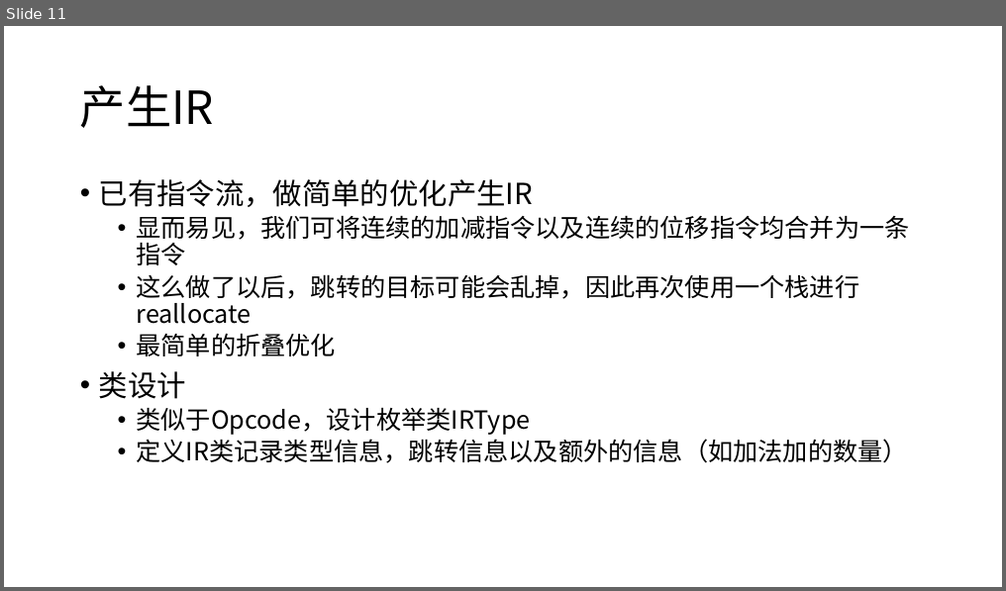
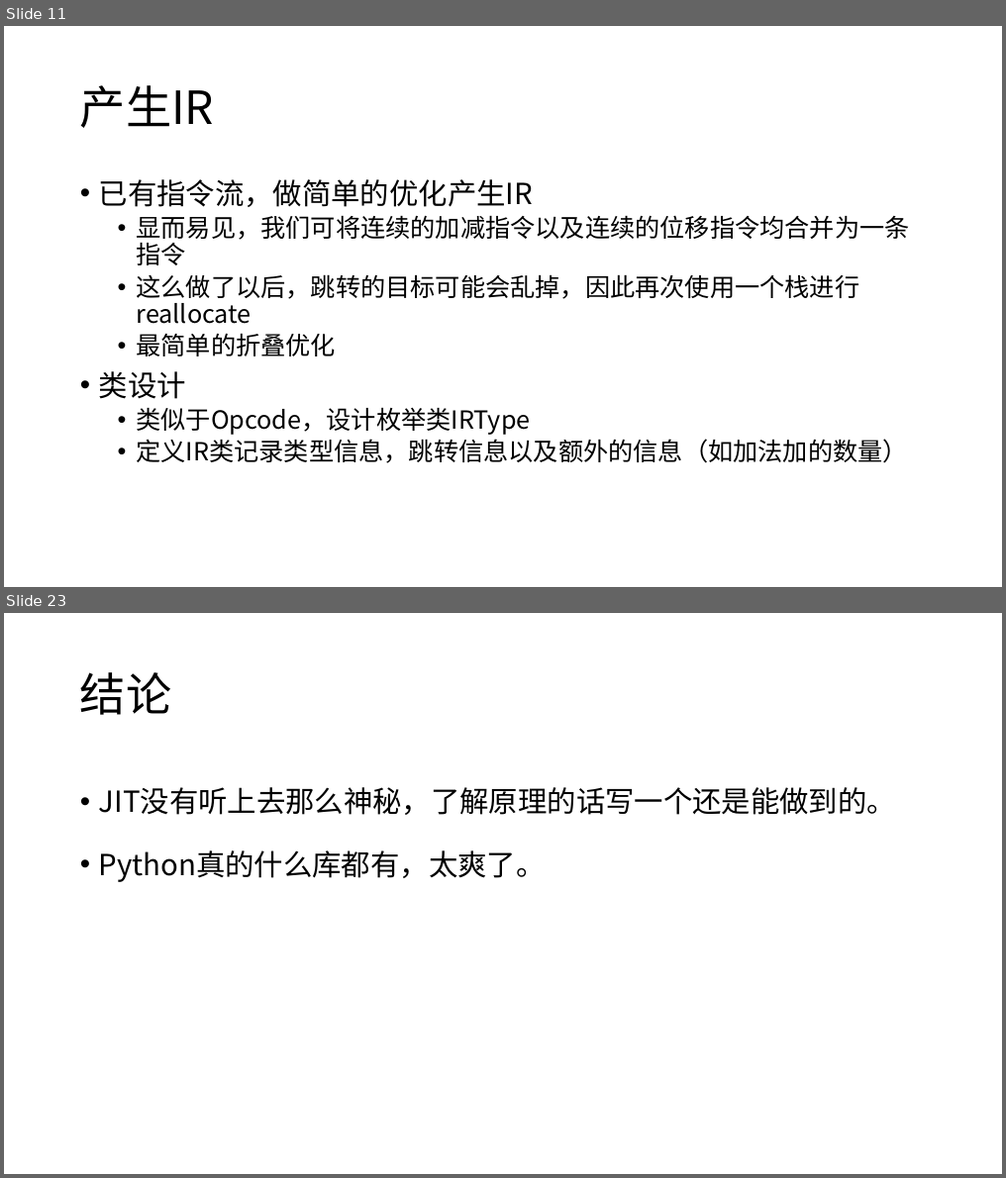
Before and after one commit to UshioA/bfpy, a slide deck: Python演示文稿.pptx. Shown one above the other, each under a label of ours: slide 11 before the commit, slides 11 and 23 after it; the slides between them are not shown. The pictures are 1006x591 and 1006x1178 pixels, drawn with LibreOffice and Linux fonts; fonts in the diff are those of the drawing. Boxes give left, top, right and bottom in pixels: in the first picture for what was removed or moved away, otherwise in the second. Text is boxed around its words. In the diff, an @@ line names an element or a change of style, - is before the commit and + after.

```diff
--- a/Python演示文稿.pptx
+++ b/Python演示文稿.pptx
@@ slide 23 added at bbox=[4, 613, 1002, 1174], background #FFFFFF @@
@@ title added at bbox=[80, 672, 171, 715], 44 pt, text #000000 @@
+结论
@@ text added at bbox=[99, 787, 896, 882], 28 pt, text #000000 @@
+• JIT没有听上去那么神秘，了解原理的话写一个还是能做到的。
+• Python真的什么库都有，太爽了。
```
Also in this commit, not shown: 2 slides changed, 10 other slides added, 1 slide removed.
